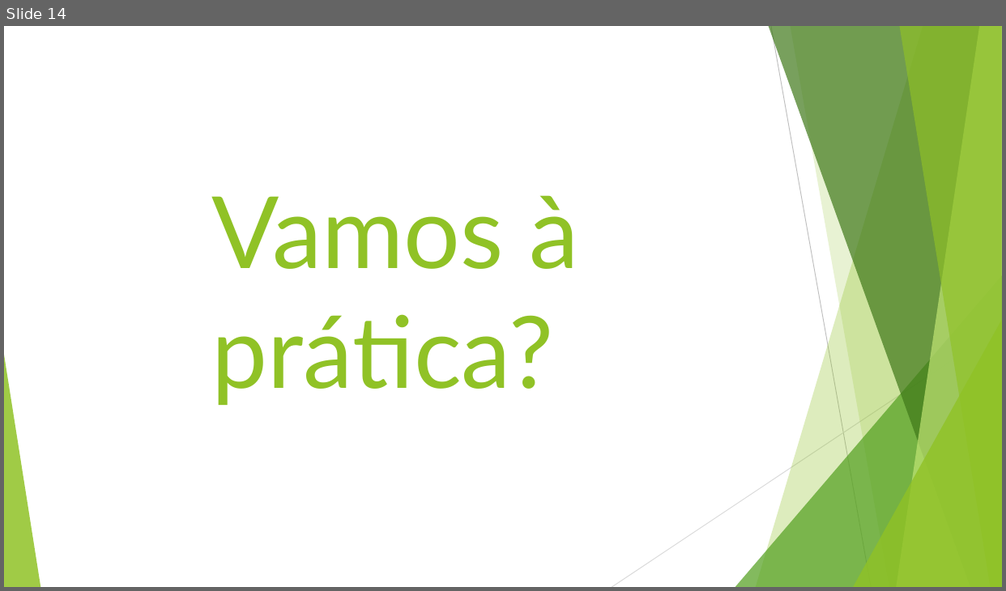
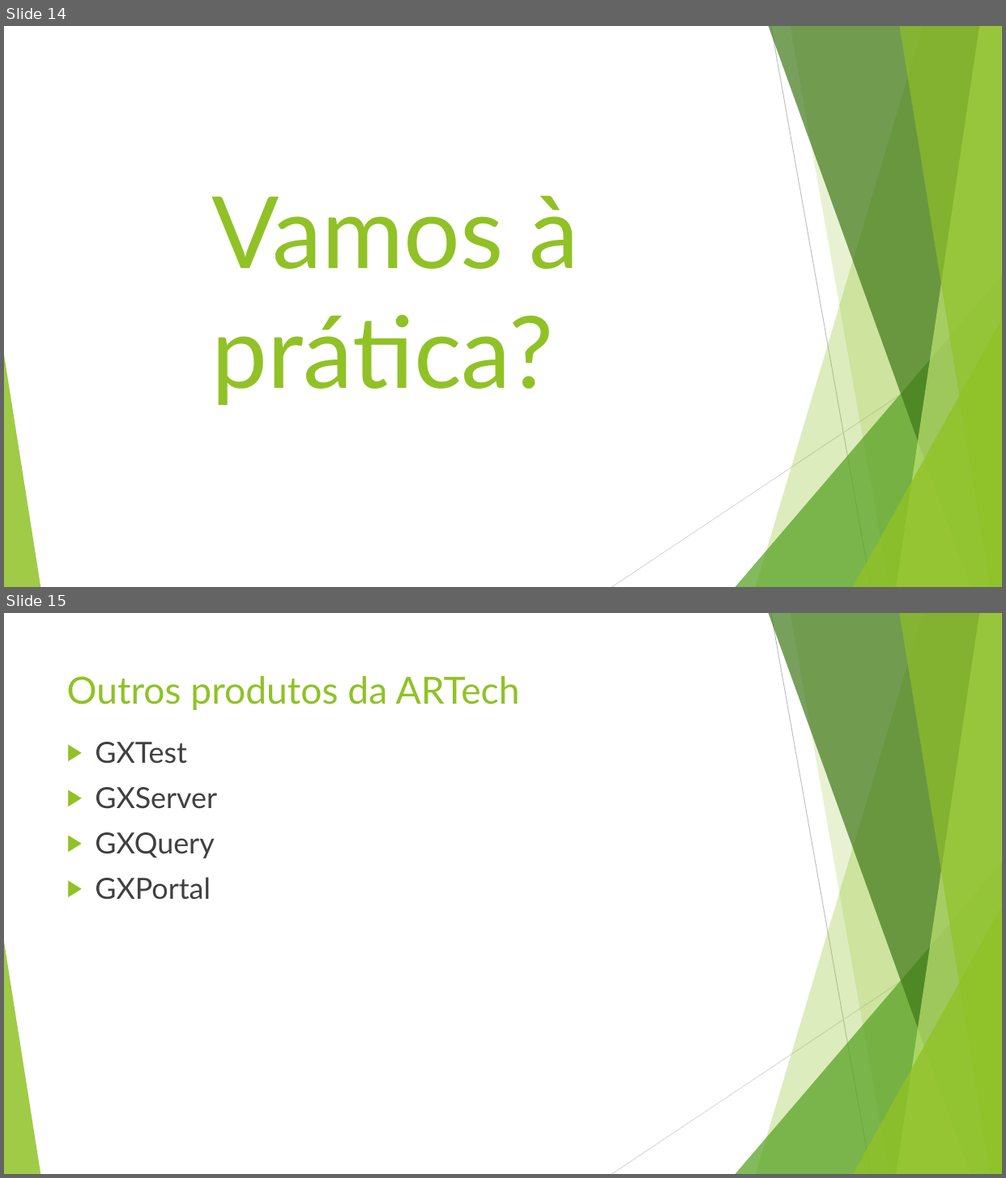
Before and after one commit to josenelsoncultri/Techweek2019, a slide deck: Techweek2019.pptx. Shown one above the other, each under a label of ours: slide 14 before the commit, slides 14 and 15 after it. The pictures are 1006x591 and 1006x1178 pixels, drawn with LibreOffice and Linux fonts; fonts in the diff are those of the drawing; background and template pictures are left out. Boxes give left, top, right and bottom in pixels: in the first picture for what was removed or moved away, otherwise in the second. Text is boxed around its words. In the diff, an @@ line names an element or a change of style, - is before the commit and + after.

```diff
--- a/Techweek2019.pptx
+++ b/Techweek2019.pptx
@@ slide 15 added at [4,613,1002,1174], background #FFFFFF; not listed: 10 template elements that a slide beside it also shows @@
@@ title added at [67,676,520,710], 36 pt, text #90C226 @@
+Outros produtos da ARTech
@@ text added at [95,742,217,900], 28 pt, text #404040 @@
+▶ GXTest
+▶ GXServer
+▶ GXQuery
+▶ GXPortal
```
Also in this commit, not shown: 4 slides changed, 1 other slide added.
